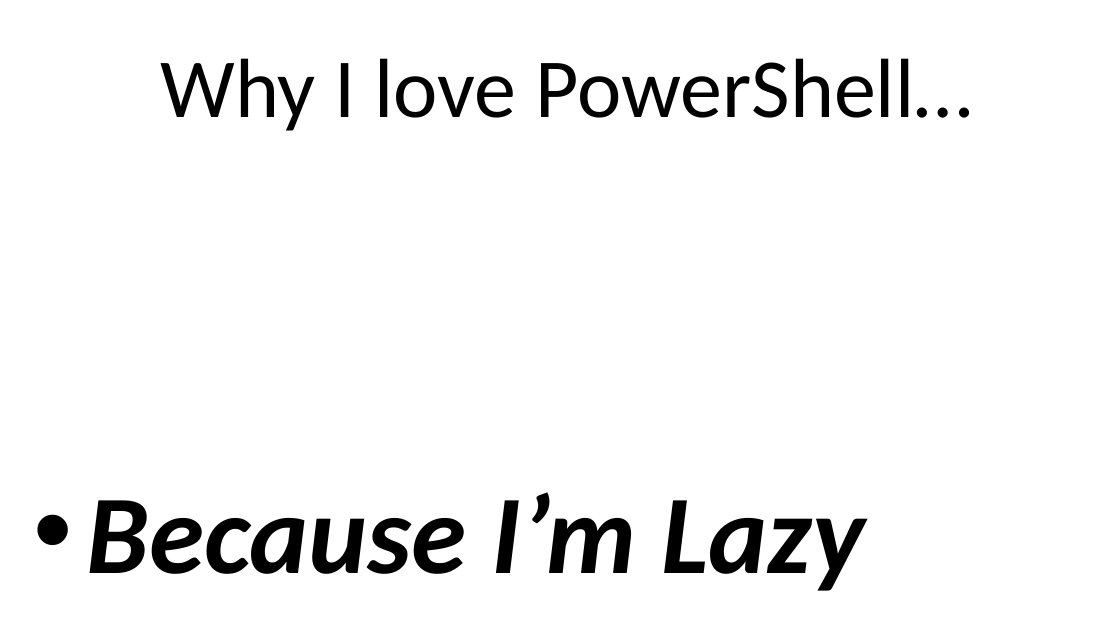
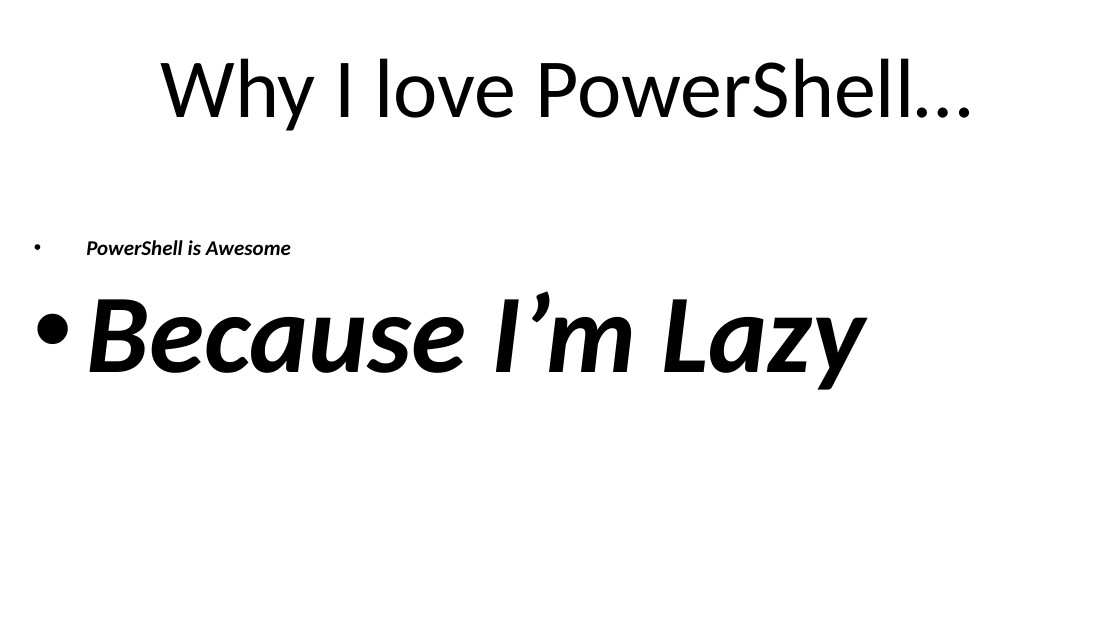
Before and after one commit to tk427/public, a slide deck: slide 3 of PowerShell/PowerShell_DogFood.pptx. Drawn at 1120x630 pixels with LibreOffice and Linux fonts; fonts in the diff are those of the drawing; background and template pictures are left out. Boxes give left, top, right and bottom in pixels: in the first picture for what was removed or moved away, otherwise in the second. Text is boxed around its words. In the diff, an @@ line names an element or a change of style, - is before the commit and + after.

```diff
--- a/PowerShell/PowerShell_DogFood.pptx
+++ b/PowerShell/PowerShell_DogFood.pptx
@@ text at (86,240,291,255): paragraph added @@
+• PowerShell is Awesome
```
Also in this commit, not shown: 2 other slides changed.
